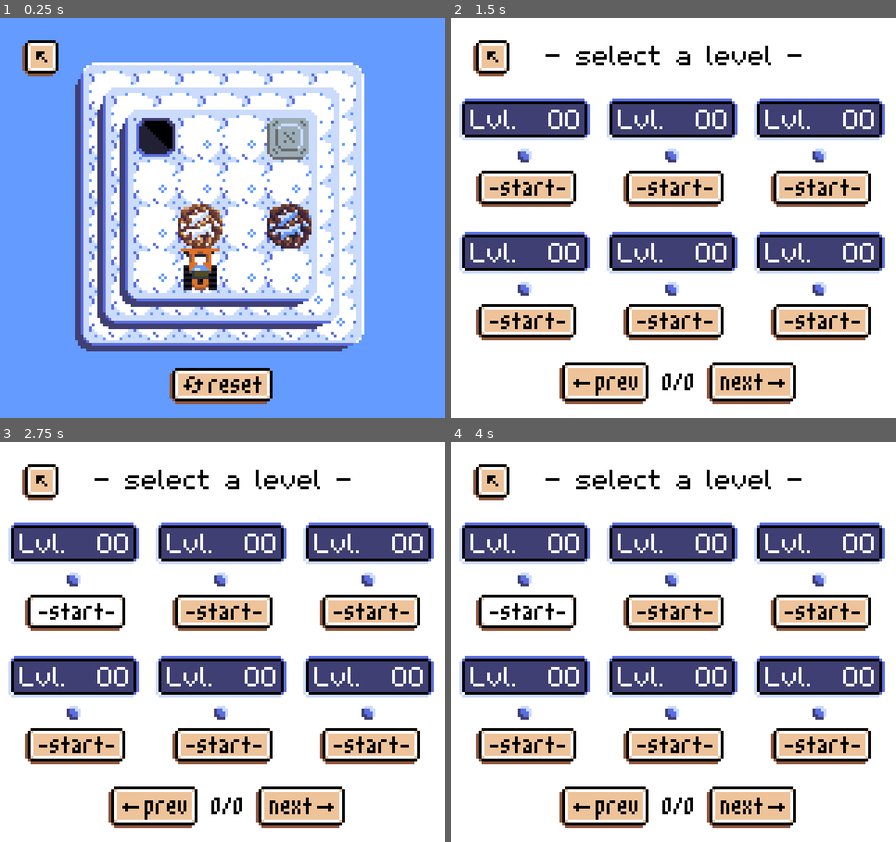
Above: before the commit, frames 1-4 (two rows, left to right).
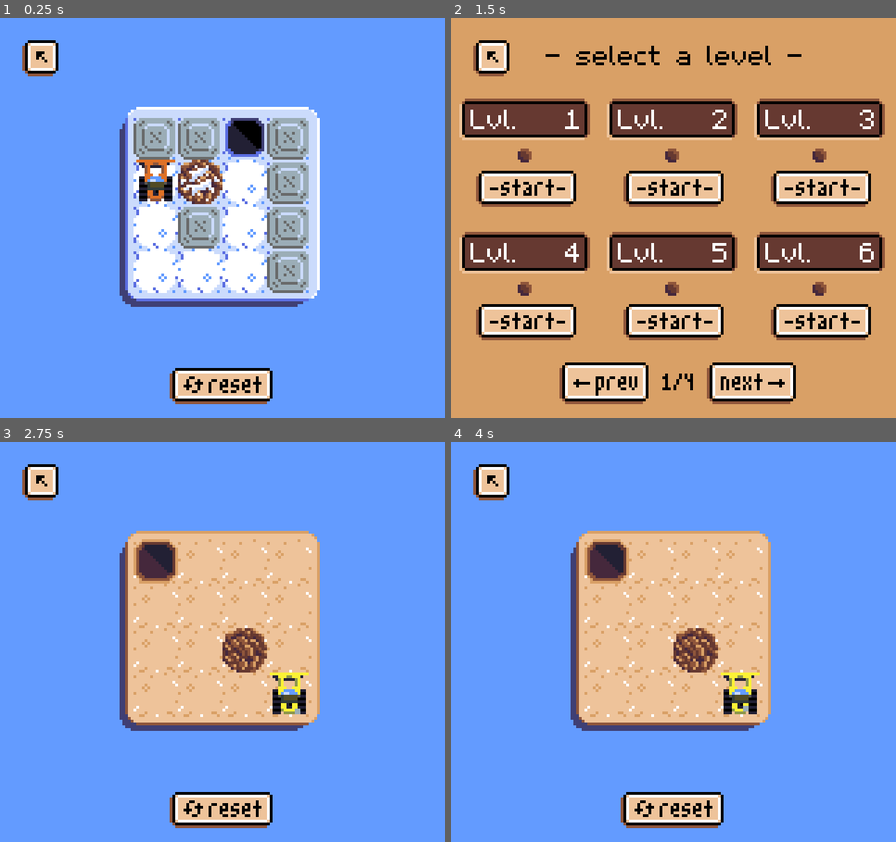
Above: after the commit, the same moments.

Repository: aludvik/Bouldering
Game: Godot game, scene res://Level/LevelSnow.tscn
Same seed, same stepped clock (60 frames per second), same inputs: the game is played once before the commit and once after it. This scene is started directly instead of the project's main scene. Sound files missing from this copy of the repository are replaced by a short silence.
Inputs (mouse positions are in pixels of both pictures, inside the frame that each line leads up to):
- Up to frame 1 (0.25 s): no input
- Up to frame 2 (1.5 s): click (673, 386) at 0.5 s; click (491, 58) at 1.25 s
- Up to frame 3 (2.75 s): click (75, 614) at 2.02 s
- Up to frame 4 (4 s): click (673, 810) at 2.77 s; click (526, 614) at 3.52 s

The runs differ from the first frame. In frame 1, 33% of the frame differs, in the area x 16-82%, y 11-84%; in frame 2, 79%; in frame 3, 98%, in the area x 0-100%, y 0-100%; in frame 4, 98%.
Error before the commit: Parse Error: Can't preload resource at path: res://25.lvl (res://State.gd:86)

Commit message:
Update levels

Diff:
--- a/Level/Level.gd
+++ b/Level/Level.gd
@@ -34,7 +34,6 @@
 	load_level()
 
 func load_level():
-	print("load level: ", State.level)
 	level = State.get_current_level_data()
 	remaining = 0
 	clear_pieces()
--- a/Level/LevelSnow.tscn
+++ b/Level/LevelSnow.tscn
@@ -72,7 +72,7 @@
 
 [node name="AnimatedSprite" parent="Level/Tractor" index="0"]
 frames = SubResource( 9 )
-frame = 7
+frame = 6
 
 [node name="Sprite" parent="Level/Pieces/Boulder" index="0"]
 texture = ExtResource( 2 )
--- a/State.gd
+++ b/State.gd
@@ -83,64 +83,85 @@
 func is_snow_world_unlocked():
 	return levels["Moss"].size() == completion["Moss"].size()
 
-var test_level = preload("res://25.lvl")
+var test_level = preload("res://Levels/04-04-v0.lvl")
 
 var levels = {
 	"Rock": [
-		preload("res://Levels/04-01-v0.lvl"),
+		preload("res://Levels/04-01-v0.lvl"), # 1
+		preload("res://Levels/04-03-v0.lvl"),
 		preload("res://Levels/04-02-v0.lvl"),
-		preload("res://Levels/04-03-v0.lvl"),
+		preload("res://Levels/04-04-v0.lvl"),
+		preload("res://Levels/04-05-v0.lvl"), # 5
+		preload("res://Levels/04-08-v0.lvl"),
 		preload("res://Levels/04-06-v1.lvl"),
+		preload("res://Levels/04-15-v1.lvl"),
 		preload("res://Levels/04-11-v1.lvl"),
-		preload("res://Levels/04-12-v2.lvl"),
-		preload("res://Levels/04-14-v1.lvl"),
+		preload("res://Levels/04-14-v1.lvl"), # 10
+		preload("res://Levels/05-03-v1.lvl"),
+		preload("res://Levels/04-07-v1.lvl"),
+		preload("res://Levels/04-09-v1.lvl"),
+		preload("res://Levels/05-07-v1.lvl"),
+		preload("res://Levels/46.05-111.1364-v1.lvl"), # 15
 		preload("res://Levels/04-16-v2.lvl"),
-		preload("res://Levels/04-17-v3.lvl"),
-		preload("res://Levels/05-03-v1.lvl"),
-		preload("res://Levels/04-04-v0.lvl"),
-		preload("res://Levels/04-08-v0.lvl"),
-		preload("res://Levels/04-07-v1.lvl"),
+		preload("res://Levels/78.05-112.1436-v2.lvl"),
 		preload("res://Levels/04-13-v2.lvl"),
-		preload("res://Levels/04-15-v1.lvl"),
 		preload("res://Levels/05-04-v2.lvl"),
-		preload("res://Levels/04-05-v0.lvl"),
+		preload("res://Levels/04-10-v2.lvl"), # 20
+		preload("res://Levels/77.05-108.1983-v2.lvl"),
+		preload("res://Levels/80.05-108.2160-v2.lvl"),
+		preload("res://Levels/05-05-v2.lvl"),
+		preload("res://Levels/05-06-v2.lvl"),
 	],
 	"Moss": [
-		preload("res://Levels/05-07-v1.lvl"),
-		preload("res://Levels/05-05-v2.lvl"),
-		preload("res://Levels/04-09-v1.lvl"),
-		preload("res://Levels/05-06-v2.lvl"),
-		preload("res://Levels/05-10-v3.lvl"),
-		preload("res://Levels/08.05-107.1350-v2.lvl"),
+		preload("res://Levels/05-01-v3.lvl"), # 1
 		preload("res://Levels/09.05-110.5091-v1.lvl"),
 		preload("res://Levels/12.05-105.4254-v1.lvl"),
-		preload("res://Levels/39.05-110.4012-v1.lvl"),
+		preload("res://Levels/06-1-v1.lvl"),
+		preload("res://Levels/06-4-v1.lvl"), # 5
+		preload("res://Levels/06-5-v1.lvl"),
+		preload("res://Levels/06-8-v1.lvl"),
+		preload("res://Levels/06-13-v1.lvl"),
+		preload("res://Levels/06-16-v1.lvl"),
+		preload("res://Levels/06-9-v2.lvl"), # 10
+		preload("res://Levels/05-15-v2.lvl"),
 		preload("res://Levels/43.05-111.1459-v2.lvl"),
-		preload("res://Levels/46.05-111.1364-v1.lvl"),
-		preload("res://Levels/04-10-v2.lvl"),
-		preload("res://Levels/05-01-v3.lvl"),
+		preload("res://Levels/08.05-107.1350-v2.lvl"),
+		preload("res://Levels/06-22-v2.lvl"),
+		preload("res://Levels/25.05-105.4237-v2.lvl"),  # 15
+		preload("res://Levels/06-14-v2.lvl"),
+		preload("res://Levels/06-24-v2.lvl"),
+		preload("res://Levels/06-2-v2.lvl"),
+		preload("res://Levels/41.05-112.3870-v2.lvl"),
+		preload("res://Levels/47.05-111.3490-v2.lvl"), # 20
+		preload("res://Levels/06-6-v2.lvl"),
+		preload("res://Levels/05-10-v3.lvl"),
+		preload("res://Levels/04-17-v3.lvl"),
+		preload("res://Levels/48.05-15-v3.lvl"),
 	],
 	"Snow": [
-		preload("res://Levels/25.05-105.4237-v2.lvl"),
+		preload("res://Levels/65.05-106.2775-v2.lvl"), # 1
+		preload("res://Levels/70.05-109.393-v2.lvl"),
+		preload("res://Levels/53.05-08-v2.lvl"),
+		preload("res://Levels/64.05-09-v2.lvl"),
+		preload("res://Levels/06-11-v2.lvl"), # 5
 		preload("res://Levels/40.05-111.3981-v2.lvl"),
+		preload("res://Levels/06-7-v2.lvl"),
+		preload("res://Levels/06-19-v2.lvl"),
+		preload("res://Levels/06-21-v2.lvl"),
+		preload("res://Levels/91.05-20-v2.lvl"), # 10
+		preload("res://Levels/06-17-v2.lvl"),
 		preload("res://Levels/13.05-112.3466-v3.lvl"),
-		preload("res://Levels/14.05-16-v4.lvl"),
 		preload("res://Levels/17.05-11-v3.lvl"),
-		preload("res://Levels/19.05-109.724-v3.lvl"),
-		preload("res://Levels/41.05-112.3870-v2.lvl"),
-		preload("res://Levels/47.05-111.3490-v2.lvl"),
-		preload("res://Levels/48.05-15-v3.lvl"),
+		preload("res://Levels/19.05-109.724-v3.lvl"), # 15
+		preload("res://Levels/06-23-v3.lvl"),
 		preload("res://Levels/52.05-105.4088-v3.lvl"),
-		preload("res://Levels/53.05-08-v2.lvl"),
-		preload("res://Levels/61.05-112.5033-v3.lvl"),
-		preload("res://Levels/64.05-09-v2.lvl"),
-		preload("res://Levels/65.05-106.2775-v2.lvl"),
-		preload("res://Levels/70.05-109.393-v2.lvl"),
-		preload("res://Levels/77.05-108.1983-v2.lvl"),
-		preload("res://Levels/78.05-112.1436-v2.lvl"),
-		preload("res://Levels/80.05-108.2160-v2.lvl"),
-		preload("res://Levels/91.05-20-v2.lvl"),
-		preload("res://Levels/93.05-106.1694-v5.lvl"),
-		preload("res://Levels/97.05-106.1696-v4.lvl")
+		preload("res://Levels/06-25-v3.lvl"),
+		preload("res://Levels/06-18-v3.lvl"),
+		preload("res://Levels/06-26-v3.lvl"), # 20
+		preload("res://Levels/06-20-v3.lvl"),
+		preload("res://Levels/06-3-v3.lvl"),
+		preload("res://Levels/06-12-v3.lvl"),
+		preload("res://Levels/06-10-v4.lvl"),
+		preload("res://Levels/93.05-106.1694-v5.lvl"), # 25
 	]
 }
Not shown, changed: Levels/05-01-v3.lvl
Not shown, added: Levels/05-15-v2.lvl
Not shown, added: Levels/05-15-v2.lvl.import
Not shown, added: Levels/06-1-v1.lvl
Not shown, added: Levels/06-1-v1.lvl.import
Not shown, added: Levels/06-10-v4.lvl
Not shown, added: Levels/06-10-v4.lvl.import
Not shown, added: Levels/06-11-v2.lvl
Not shown, added: Levels/06-11-v2.lvl.import
Not shown, added: Levels/06-12-v3.lvl
Not shown, added: Levels/06-12-v3.lvl.import
Not shown, added: Levels/06-13-v1.lvl
(and 42 more such lines)
